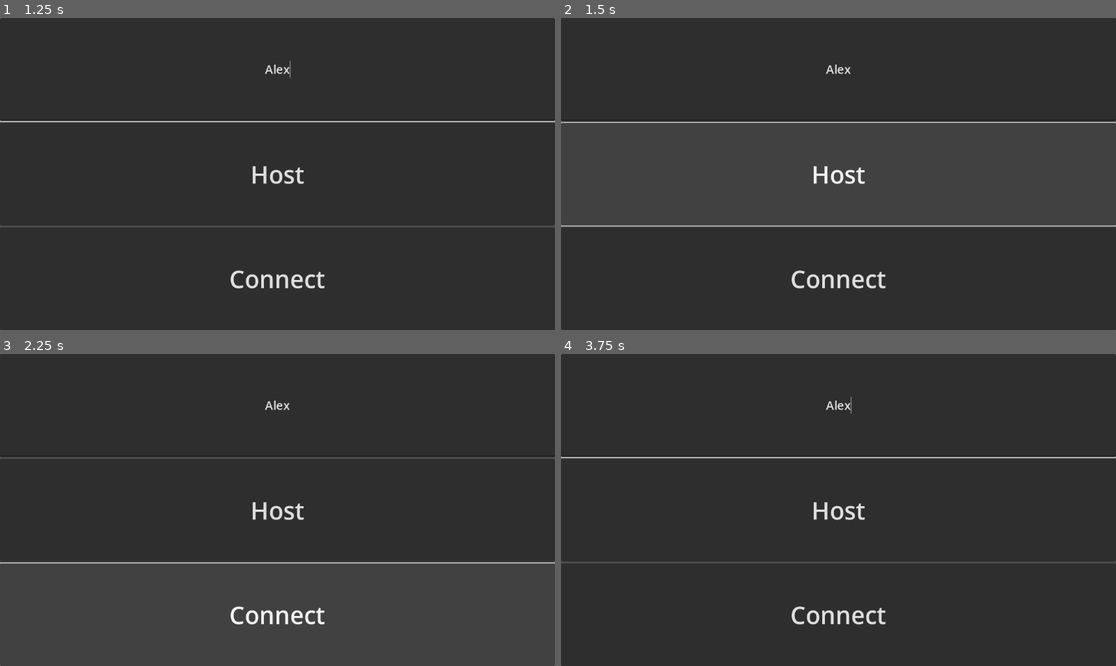
Above: before the commit, frames 1-4 (two rows, left to right).
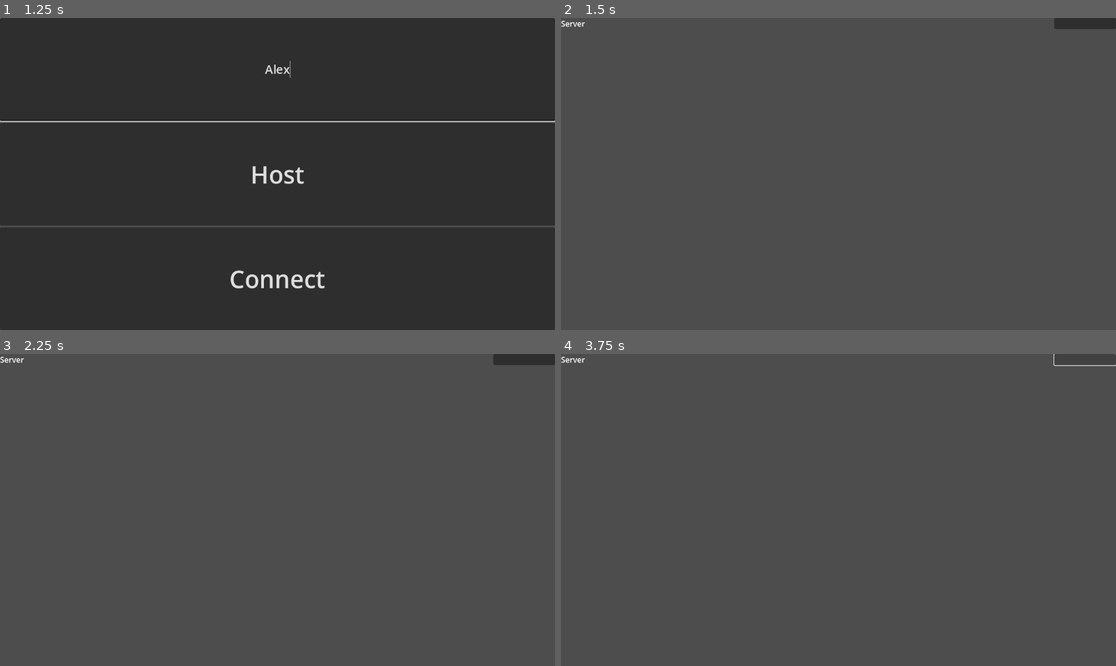
Above: after the commit, the same moments.

Repository: Dimlock/mp_test
Game: Godot game, scene res://main.tscn
The game is run twice, just before and just after one commit, with the same random seed, the same clock (stepped at 60 frames per second) and the same inputs.
Inputs (mouse positions are in pixels of both pictures, inside the frame that each line leads up to):
- Up to frame 1 (1.25 s): click (277, 71) at 0.52 s; type "Alex" at 0.6 s
- Up to frame 2 (1.5 s): click "Host" at 1.25 s
- Up to frame 3 (2.25 s): click (277, 616) at 2 s, where only the run before the commit has a clickable "Connect"
- Up to frame 4 (3.75 s): click (1082, 360) at 2.77 s; click (1082, 360) at 3.5 s, where only the run after the commit has a clickable "X"

Frame 1 is identical in both runs. In frame 2, 66% of the frame differs, in the area x 0-100%, y 0-100%; in frame 3, 66%; in frame 4, 98%.

Commit message:
Синхронизация налажена. Обращай внимание, на то, что get_unique_id может отдавать айди клиента. Смотри точку останова в лобби. Плюс потихоньку снова каша после всех тестов

Diff:
--- a/lobby.gd
+++ b/lobby.gd
@@ -1,36 +1,17 @@
 extends Control
 
 @export var player_in_lobby_scene: PackedScene
-@export var timer_scene: PackedScene
 
 @onready var players_list: VBoxContainer = %PlayersList
-@onready var multiplayer_spawner: MultiplayerSpawner = $MultiplayerSpawner
-#@onready var network_lobby_handler: Node = $NetworkLobbyHandler
-#@onready var timer_spawner: Control = $TimerSpawner
 
 func _ready() -> void:
-	multiplayer_spawner.spawn_function = custom_spawn
-	Network.peer_connected.connect(_on_peer_connected)
-	multiplayer.peer_disconnected.connect(_on_peer_disconnected)
-	if multiplayer.is_server():
-		_on_peer_connected(Network.get_peer(1))
+	Network.player_connected.connect(create_player_in_lobby)
+	create_player_in_lobby(Network.player)
 
-
-func _on_peer_connected(peer):
-	multiplayer_spawner.spawn(peer)
-
-func _on_peer_disconnected(id):
-	print("Wait for peer to reconnect")
-
-func custom_spawn(data):
-	var node = player_in_lobby_scene.instantiate()
-	node.set_peer(data)
-	node.player_ready.connect(_on_player_ready)
-	node.player_not_ready.connect(_on_player_not_ready)
-	return node
-
-func _on_player_ready(id):
-	pass
-
-func _on_player_not_ready(id):
-	pass
+func create_player_in_lobby(player: Node):
+	if player != Network.player:
+		breakpoint
+	var player_in_lobby_node = player_in_lobby_scene.instantiate()
+	player_in_lobby_node.set_multiplayer_authority(player.get_multiplayer_authority())
+	players_list.add_child(player_in_lobby_node)
+	player_in_lobby_node.set_player_name(player.name)
--- a/lobby.tscn
+++ b/lobby.tscn
@@ -1,9 +1,7 @@
-[gd_scene load_steps=5 format=3 uid="uid://breyp3c0xjy1d"]
+[gd_scene load_steps=3 format=3 uid="uid://breyp3c0xjy1d"]
 
 [ext_resource type="Script" uid="uid://bav5kga1pvge5" path="res://lobby.gd" id="1_2wvic"]
-[ext_resource type="PackedScene" uid="uid://bs7q8ygmbtyyt" path="res://chat.tscn" id="1_ll2xe"]
 [ext_resource type="PackedScene" uid="uid://c5djpgqn2478m" path="res://player_in_lobby.tscn" id="1_xrgmn"]
-[ext_resource type="PackedScene" uid="uid://cn7jqqk4ip177" path="res://lobby_timer.tscn" id="3_1gg6n"]
 
 [node name="Lobby" type="Control"]
 layout_mode = 3
@@ -14,7 +12,6 @@
 grow_vertical = 2
 script = ExtResource("1_2wvic")
 player_in_lobby_scene = ExtResource("1_xrgmn")
-timer_scene = ExtResource("3_1gg6n")
 
 [node name="HBoxContainer" type="HBoxContainer" parent="."]
 layout_mode = 1
@@ -28,10 +25,3 @@
 unique_name_in_owner = true
 layout_mode = 2
 size_flags_horizontal = 3
-
-[node name="Chat" parent="HBoxContainer" instance=ExtResource("1_ll2xe")]
-layout_mode = 2
-size_flags_horizontal = 3
-
-[node name="MultiplayerSpawner" type="MultiplayerSpawner" parent="."]
-spawn_path = NodePath("../HBoxContainer/PlayersList")
--- a/network.gd
+++ b/network.gd
@@ -1,11 +1,14 @@
 extends Node
 
+signal player_connected(player_node: Node)
 
 @export var player_scene: PackedScene
+@export var lobby_scene: PackedScene
 
 @onready var players: Node = %Players
 
 var peer: ENetMultiplayerPeer = ENetMultiplayerPeer.new()
+var player: Node
 
 func _ready() -> void:
 	multiplayer.peer_connected.connect(_on_peer_connected)
@@ -14,11 +17,14 @@
 	peer.create_server(6666)
 	multiplayer.multiplayer_peer = peer
 	create_player("Server", 1)
+	get_tree().change_scene_to_packed(lobby_scene)
+
 
 func create_client(client_name):
 	peer.create_client("localhost", 6666)
 	multiplayer.multiplayer_peer = peer
 	create_player(client_name, multiplayer.get_unique_id())
+	get_tree().change_scene_to_packed(lobby_scene)
 
 @rpc("any_peer")
 func create_player(player_name, player_id):
@@ -26,8 +32,11 @@
 	player_node.name = player_name
 	player_node.set_multiplayer_authority(player_id)
 	players.add_child(player_node)
+	if !multiplayer.get_remote_sender_id():
+		player = player_node
+	else:
+		player_connected.emit(player_node)
+
 
 func _on_peer_connected(id):
-	for player in players.get_children():
-		if player.is_multiplayer_authority():
-			create_player.rpc_id(id, player.name, player.multiplayer.get_unique_id())
+	create_player.rpc_id(id, player.name, player.get_multiplayer_authority())
--- a/network.tscn
+++ b/network.tscn
@@ -1,11 +1,13 @@
-[gd_scene load_steps=3 format=3 uid="uid://bun7gu256h5br"]
+[gd_scene load_steps=4 format=3 uid="uid://bun7gu256h5br"]
 
 [ext_resource type="Script" uid="uid://dyl2c5kolmf3q" path="res://network.gd" id="1_n0pfp"]
-[ext_resource type="PackedScene" uid="uid://buep77xjjr3y8" path="res://player.tscn" id="2_n0pfp"]
+[ext_resource type="PackedScene" uid="uid://cx756c6oeyvlu" path="res://Player/player.tscn" id="2_n0pfp"]
+[ext_resource type="PackedScene" uid="uid://breyp3c0xjy1d" path="res://lobby.tscn" id="3_3lcwk"]
 
 [node name="Network" type="Node"]
 script = ExtResource("1_n0pfp")
 player_scene = ExtResource("2_n0pfp")
+lobby_scene = ExtResource("3_3lcwk")
 
 [node name="Players" type="Node" parent="."]
 unique_name_in_owner = true
--- a/player_in_lobby.gd
+++ b/player_in_lobby.gd
@@ -1,29 +1,23 @@
 extends HBoxContainer
 
-signal player_ready(uid: int)
-signal player_not_ready(uid: int)
 
-@onready var player_name: Label = %PlayerName
 @onready var ready_button: Button = $ReadyButton
+@onready var player_name_label: Label = %PlayerName
 
-var player_peer
+var pressed: bool
 
-func set_peer(peer):
-	player_peer = peer
-
-func _enter_tree() -> void:
-	set_multiplayer_authority(player_peer["id"])
-
-func _ready() -> void:
-	player_name.text = player_peer["name"]
+func set_player_name(player_name):
+	name = player_name
+	player_name_label.text = player_name
 
 func _on_ready_button_pressed() -> void:
-	if not ready_button.is_multiplayer_authority():
-		return
-	if player_peer["ready"]:
+	if is_multiplayer_authority():
+		update_readiness.rpc()
+
+@rpc("call_local")
+func update_readiness():
+	if !pressed:
+		ready_button.text = "X"
+	else:
 		ready_button.text = ""
-		player_not_ready.emit(multiplayer.get_unique_id())
-	else:
-		ready_button.text = "X"
-		player_ready.emit(multiplayer.get_unique_id())
-	player_peer["ready"] = not player_peer["ready"]
+	pressed = !pressed
--- a/player_in_lobby.tscn
+++ b/player_in_lobby.tscn
@@ -1,14 +1,6 @@
-[gd_scene load_steps=3 format=3 uid="uid://c5djpgqn2478m"]
+[gd_scene load_steps=2 format=3 uid="uid://c5djpgqn2478m"]
 
 [ext_resource type="Script" uid="uid://c8d21qwt2yccq" path="res://player_in_lobby.gd" id="1_sytjw"]
-
-[sub_resource type="SceneReplicationConfig" id="SceneReplicationConfig_sytjw"]
-properties/0/path = NodePath("PlayerName:text")
-properties/0/spawn = true
-properties/0/replication_mode = 1
-properties/1/path = NodePath("ReadyButton:text")
-properties/1/spawn = true
-properties/1/replication_mode = 1
 
 [node name="PlayerInLobby" type="HBoxContainer"]
 script = ExtResource("1_sytjw")
@@ -24,7 +16,4 @@
 layout_mode = 2
 size_flags_horizontal = 3
 
-[node name="MultiplayerSynchronizer" type="MultiplayerSynchronizer" parent="."]
-replication_config = SubResource("SceneReplicationConfig_sytjw")
-
 [connection signal="pressed" from="ReadyButton" to="." method="_on_ready_button_pressed"]
